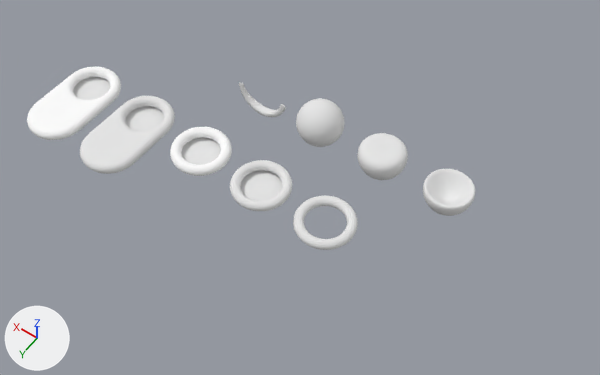
Two versions of the Blender file lfgui_data/lfgui.blend, one commit apart.
One viewpoint serves both versions: a camera (50 mm lens) standing at (-12.7, 19.3, 25.2) and looking at (-1.2, 3.1, -0.2). The axes (+X, +Y, +Z) are drawn at lower left. The lights are the same throughout.
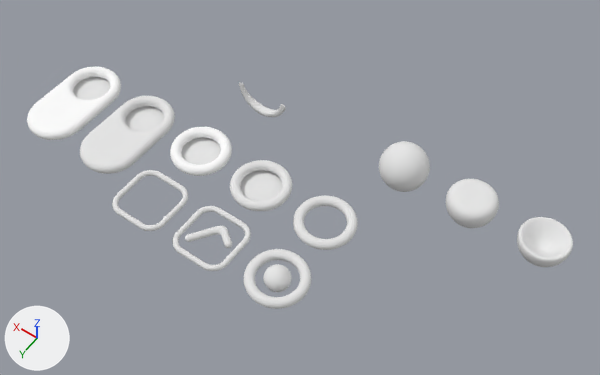
Changed parts and their boxes [x1, y1, x2, y2] in the pictures (600 x 375 px):
'Sphere.004', moved
    before: [423, 169, 475, 216]
    after: [517, 217, 573, 267]
'Sphere.006', moved
    before: [357, 133, 408, 180]
    after: [446, 179, 499, 228]
'Sphere', moved
    before: [296, 98, 345, 147]
    after: [379, 141, 430, 192]
'Torus.005', added
    after: [244, 249, 311, 309]
'Torus.006', added
    after: [172, 206, 251, 271]
'Torus.007', added
    after: [112, 170, 188, 231]
'Sphere.002', added
    after: [263, 264, 291, 292]
'Sphere.003', added
    after: [185, 226, 232, 248]

Edits to the bpy script that builds the scene:
```text
Add me_sphere_003:
    me_sphere_003.from_pydata(...)  # a UV sphere (32 segments, 16 rings, poles along x) spanning x -0.5..0.5, y -0.5..0.5, z -0.5..0.5
    me_sphere_003.polygons.foreach_set('use_smooth', [True] * 512)
    me_sphere_003.materials.append(mat_material_001)  # white #e7e7e7
Add me_torus_006:
    me_torus_006.from_pydata(...)  # 2400 vertices, 2400 faces; spans x -1.21..1.21, y -1.21..1.21, z -0.11..0.11
    me_torus_006.materials.append(mat_material_001)  # white #e7e7e7
Add me_sphere_004:
    me_sphere_004.from_pydata(...)  # 610 vertices, 640 faces; spans x -0.82..0.81, y -0.77..0.65, z -0.15..0.15
    me_sphere_004.polygons.foreach_set('use_smooth', [True] * 640)
    me_sphere_004.materials.append(mat_material_001)  # white #e7e7e7
Change ob_sphere_006:
    ob_sphere_006.location: (-3.0, 0.0, 0.0) -> (-7.0, 0.0, 0.0)
Change ob_sphere_004:
    ob_sphere_004.location: (-6.0, 0.0, 0.0) -> (-10.0, 0.0, 0.0)
Change ob_sphere:
    ob_sphere.location: (0.0, 0.0, 0.0) -> (-4.0, 0.0, 0.0)
Add ob_torus_005:
    ob_torus_005 = bpy.data.objects.new('Torus.005', me_torus_001.copy())  # the mesh of ob_torus_001
    ob_torus_005.location = (-3.0, 7.0, 0.0)
Add ob_sphere_002:
    ob_sphere_002 = bpy.data.objects.new('Sphere.002', me_sphere_003)
    ob_sphere_002.location = (-3.0, 7.0, 0.0)
    _m = ob_sphere_002.modifiers.new('Subsurf', 'SUBSURF')
Add ob_torus_006:
    ob_torus_006 = bpy.data.objects.new('Torus.006', me_torus_006)
    ob_torus_006.location = (0.0, 7.0, 0.0)
Add ob_sphere_003:
    ob_sphere_003 = bpy.data.objects.new('Sphere.003', me_sphere_004)
    ob_sphere_003.location = (0.0, 7.0, 0.0)
    _m = ob_sphere_003.modifiers.new('Subsurf', 'SUBSURF')
    _m.levels = 2
Add ob_torus_007:
    ob_torus_007 = bpy.data.objects.new('Torus.007', me_torus_006.copy())
    ob_torus_007.location = (3.0, 7.0, 0.0)
```
